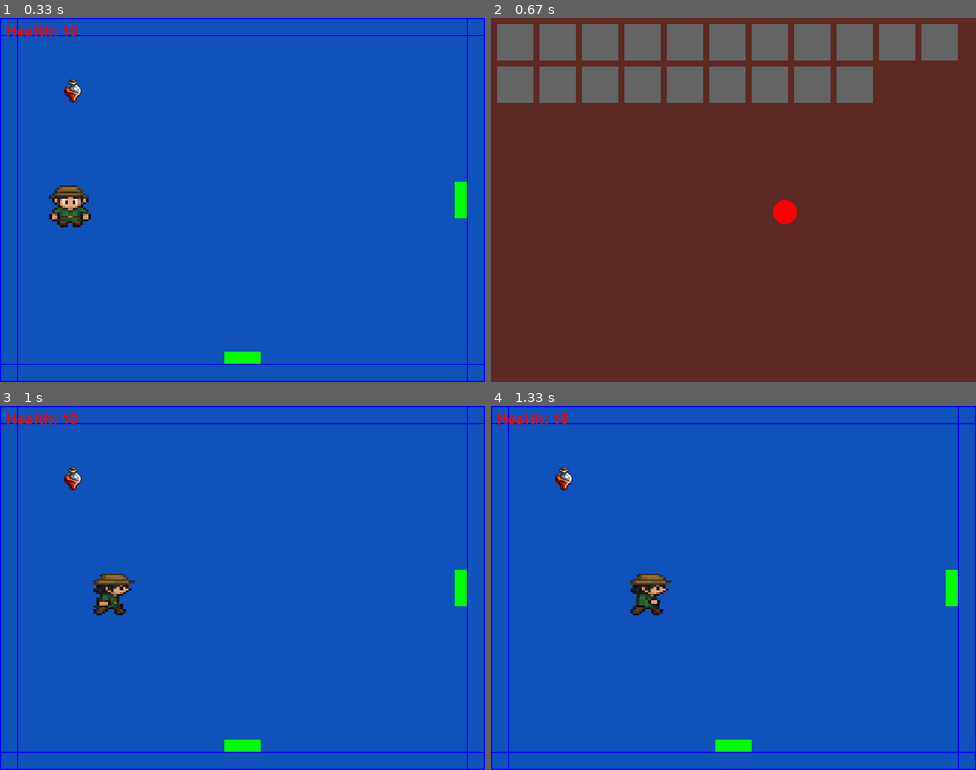
Above: before the commit, frames 1-4 (two rows, left to right).
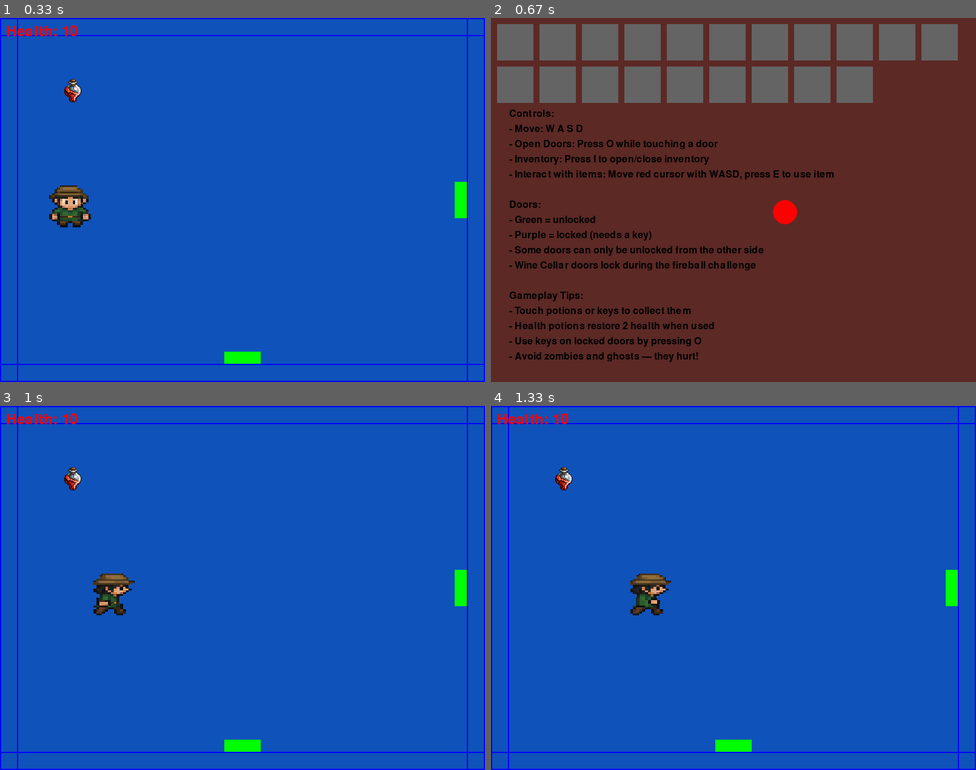
Above: after the commit, the same moments.

Repository: zm-coder-gamer/Haunted-mansion-game
Game: pygame game, started from Ziad Pygame.py
Two runs of this game, one before a commit and one after it. Both use one fixed random seed, a clock stepped at 60 frames per second and the inputs below.
Inputs:
- Up to frame 1 (0.33 s): no input
- Up to frame 2 (0.67 s): hold I from 0.33 s (still down); hold D from 0.33 s (still down)
- Up to frame 3 (1 s): release I at 0.8 s; release D at 0.8 s; hold D from 0.83 s (still down)
- Up to frame 4 (1.33 s): release D at 1.3 s

Frame 1 is identical in both runs. In frame 2, 4.4% of the frame differs, in the area x 3-71%, y 25-95%; in frame 3, nothing differs; in frame 4, nothing differs.

Commit message:
Added instruction to the inventory menu and added a prompt telling the player to press I to open the inventory. Game has moved from alpha phase to beta. Changed name accordingly.

Diff:
--- a/game with inv and zomb and ghost.py
+++ b/Ziad Pygame.py
@@ -319,6 +319,18 @@
             door_list[i] = (direction, rect, False)  # unlocked
 
 running = True
+
+# Intro prompt state
+I_tracker = 0
+def pressed_I(keys):
+    global I_tracker
+    if keys[pygame.K_i]:
+        I_tracker += 1
+
+inventory_key_pressed = False
+show_inventory_hint = True
+game_start_time = time.time()
+
 clock = pygame.time.Clock()
 
 # Main game loop
@@ -350,8 +362,38 @@
                     screen.blit(key_img, slot_rect.topleft)
 
         pygame.draw.ellipse(screen, (255, 0, 0), inventory_cursor)
+        # === Display Instructions ===
+        instruction_font = pygame.font.SysFont(None, 24)
+
+        instructions = [
+            "Controls:",
+            "- Move: W A S D",
+            "- Open Doors: Press O while touching a door",
+            "- Inventory: Press I to open/close inventory",
+            "- Interact with items: Move red cursor with WASD, press E to use item",
+            "",
+            "Doors:",
+            "- Green = unlocked",
+            "- Purple = locked (needs a key)",
+            "- Some doors can only be unlocked from the other side",
+            "- Wine Cellar doors lock during the fireball challenge",
+            "",
+            "Gameplay Tips:",
+            "- Touch potions or keys to collect them",
+            "- Health potions restore 2 health when used",
+            "- Use keys on locked doors by pressing O",
+            "- Avoid zombies and ghosts — they hurt!"
+        ]
+
+        text_y = 150
+        for line in instructions:
+            text_surface = instruction_font.render(line, True, (0, 0, 0))
+            screen.blit(text_surface, (30, text_y))
+            text_y += 25  # Line spacing
+
 
         keys = pygame.key.get_pressed()
+        pressed_I(keys)
         if keys[pygame.K_a]:
             inventory_cursor.x -= cursor_speed
         if keys[pygame.K_d]:
@@ -510,6 +552,17 @@
                             locked_doors[("Wine Cellar", direction)] = False
 
 
+
+    # Show instruction to press I in Grand Entrance
+    if current_room == "Grand Entrance":
+        hint_font = pygame.font.SysFont(None, 28)
+        if time.time() - game_start_time > 0.75:
+            if I_tracker == 0:
+                hint_text = hint_font.render("Press 'I' to open your inventory and view instructions", True, (0, 0, 0))
+            else:
+                hint_text = hint_font.render(" ", True, (0, 0, 0))
+            screen.blit(hint_text, (200, 290))
+
     pygame.display.flip()
 
     for event in pygame.event.get():
@@ -517,6 +570,7 @@
             running = False
 
     keys = pygame.key.get_pressed()
+    pressed_I(keys)
     new_x, new_y = player.x, player.y
     moved = False
 
@@ -612,5 +666,4 @@
             room_entry_time = time.time() if current_room in zombie_rooms else None
 
     clock.tick(60)
-
 pygame.quit()
